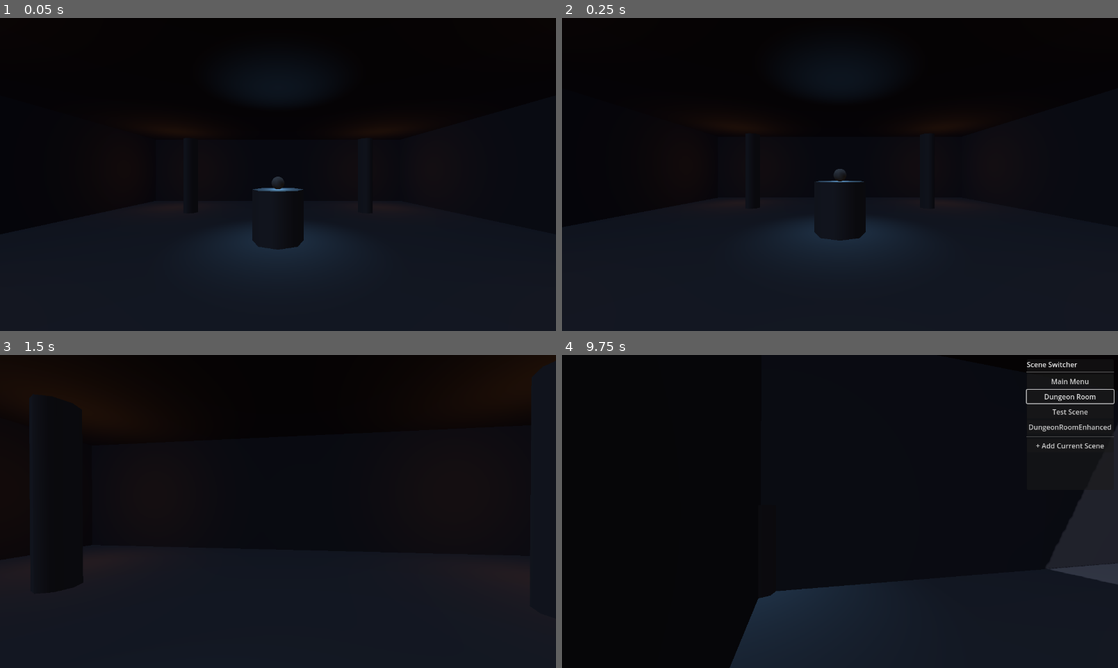
Above: before the commit, frames 1-4 (two rows, left to right).
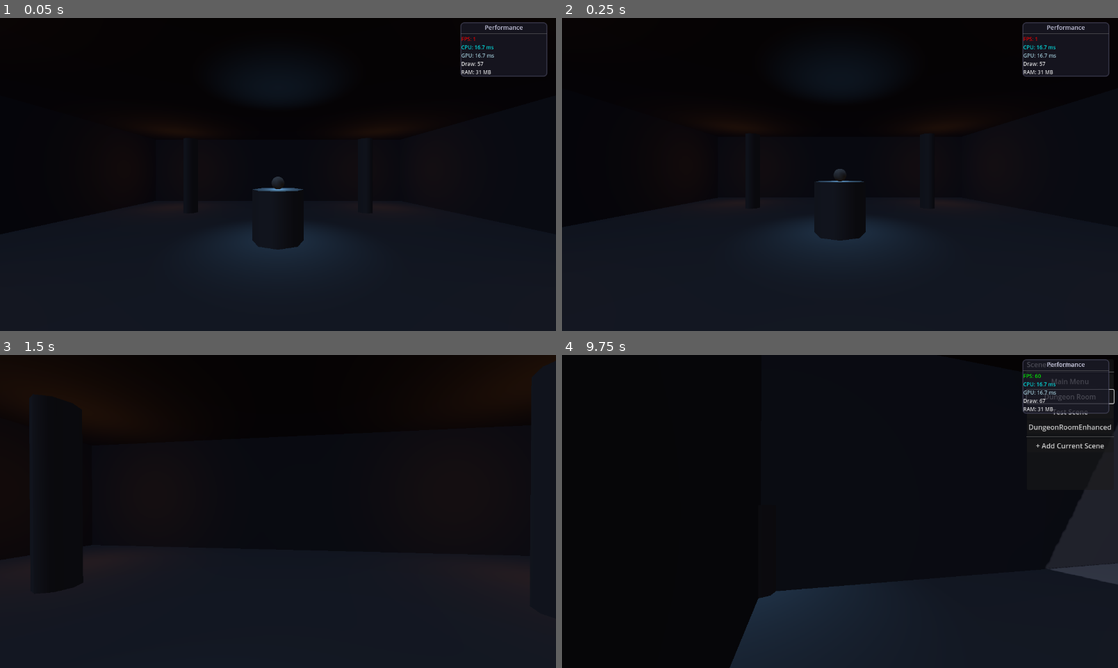
Above: after the commit, the same moments.

Repository: alanops/brackeys-gamejam-2025
Game: Godot game, scene res://src/scenes/DungeonRoomFixed.tscn
Two runs of this game, one before a commit and one after it. Both use one fixed random seed, a clock stepped at 60 frames per second and the inputs below.
Inputs (mouse positions are in pixels of both pictures, inside the frame that each line leads up to):
- Up to frame 1 (0.05 s): no input
- Up to frame 2 (0.25 s): no input
- Up to frame 3 (1.5 s): move the mouse to (305, 511) at 0.52 s; hold N (toggle_noclip) 0.53-1.28 s; hold W (move_forward) from 0.53 s (still down); tap Space (jump) at 0.77 s; move the mouse to (250, 511) at 1.27 s; tap P (toggle_performance) at 1.35 s
- Up to frame 4 (9.75 s): tap Space (jump) at 1.52, 9.02 s; tap Enter at 2 s; move the mouse to (851, 505) at 2.02 s; hold M (toggle_scene_switcher) 2.03-2.75 s; release W (move_forward) at 2.75 s; click "Dungeon Room" at 2.75 s; click "Dungeon Room" at 3.5 s; click "Test Scene" at 4.25 s; click "+ Add Current Scene" at 5 s; click "DungeonRoomEnhanced" at 5.75 s; click "+ Add Current Scene" at 6.5 s; click "Main Menu" at 7.25 s; click "Dungeon Room" at 8 s; tap R (reset_scene) at 8.75 s; move the mouse to (834, 517) at 8.77 s; hold W (move_forward) from 8.78 s (still down); tap N (toggle_noclip) at 8.85 s; move the mouse to (878, 514) at 9.52 s; hold P (toggle_performance) from 9.53 s (still down)

The runs differ from the first frame. In frame 1, 2.7% of the frame differs, in the area x 82-99%, y 1-19%; in frame 2, 2.7%; in frame 3, nothing differs; in frame 4, 0.8%.
Error before the commit: Parse Error: Cannot find member "RENDERING_INFO_TYPE_GLOBAL" in base "RenderingServer". (res://src/scripts/PerformanceOverlay.gd:118)

Commit message:
Fix performance overlay API compatibility
- Replaced deprecated RenderingServer API with Performance.TIME_PROCESS
- GPU time now uses correct Godot 4 Performance monitor
- Fixed parser error for compatibility with current Godot version

Diff:
--- a/src/scripts/PerformanceOverlay.gd
+++ b/src/scripts/PerformanceOverlay.gd
@@ -114,9 +114,8 @@
 	frame_time_label.text = "CPU: %.1f ms" % avg_frame_time
 	frame_time_label.add_theme_color_override("font_color", frame_time_color)
 
-	# GPU Time (estimated from render info)
-	var render_info = RenderingServer.get_rendering_info(RenderingServer.RENDERING_INFO_TYPE_GLOBAL, RenderingServer.RENDERING_INFO_TOTAL)
-	var gpu_time_ms = avg_frame_time * 0.6  # Rough estimation
+	# GPU Time (using Performance monitor)
+	var gpu_time_ms = Performance.get_monitor(Performance.TIME_PROCESS) * 1000.0
 	gpu_time_label.text = "GPU: %.1f ms" % gpu_time_ms
 	gpu_time_label.add_theme_color_override("font_color", Color.LIGHT_BLUE)
 
Not shown, added: src/scripts/PerformanceOverlay.gd.uid
